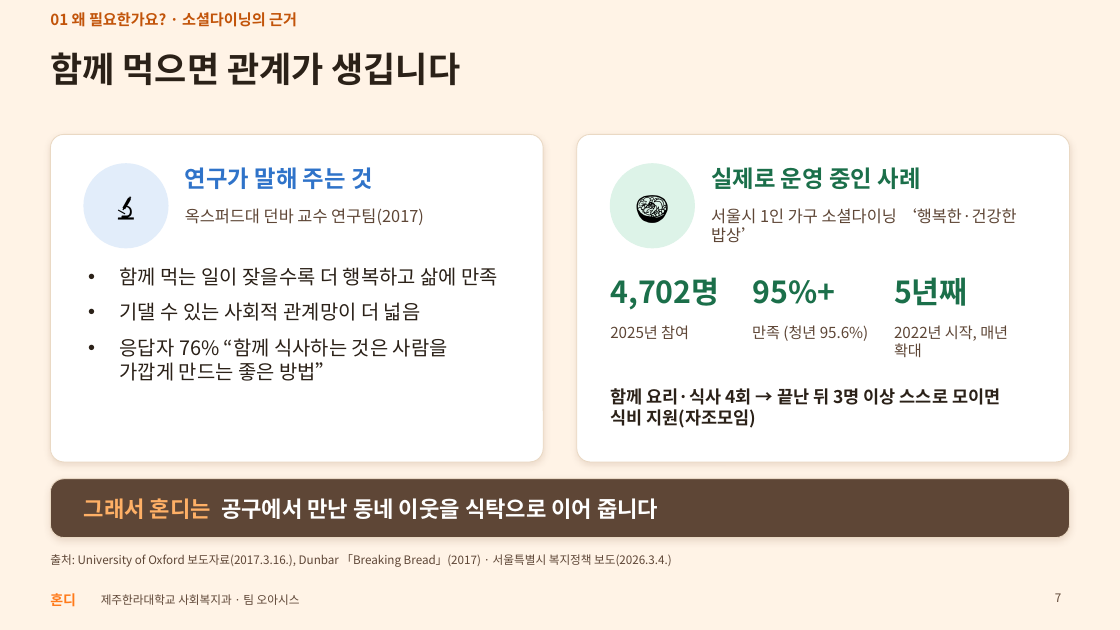
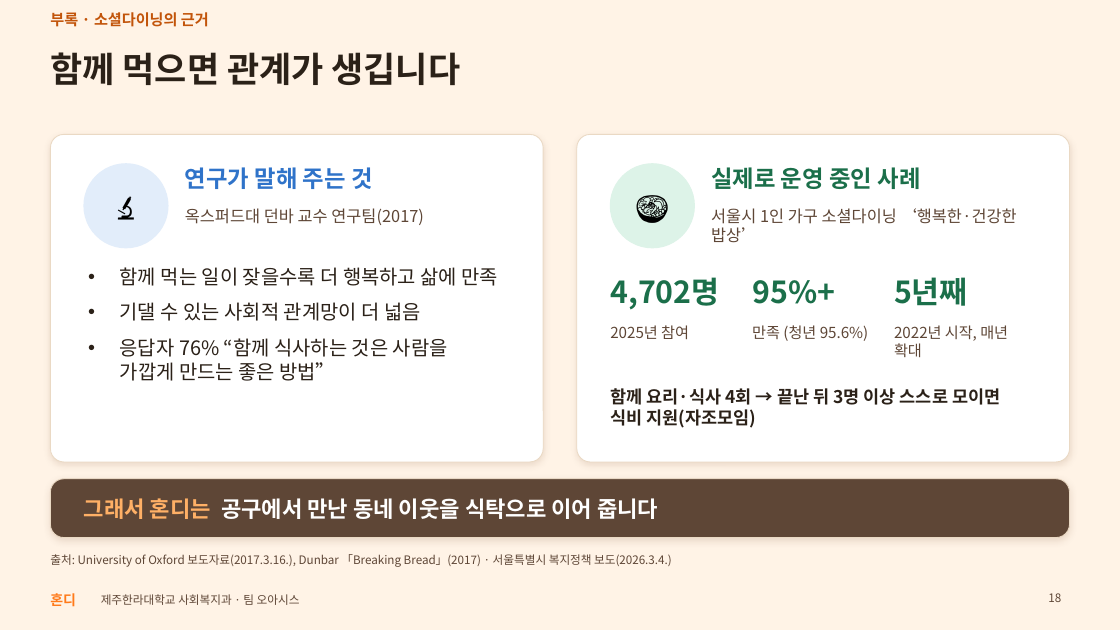
Before and after one commit to oasishondi/oasishondi.github.io, a slide deck: slide 18 of print/Hondi_presentation.pptx (slide 7 before the commit). Drawn at 1120x630 pixels with LibreOffice and Linux fonts; fonts in the diff are those of the drawing. Boxes give left, top, right and bottom in pixels: in the first picture for what was removed or moved away, otherwise in the second. Text is boxed around its words. In the diff, an @@ line names an element or a change of style, - is before the commit and + after.

```diff
--- a/print/Hondi_presentation.pptx
+++ b/print/Hondi_presentation.pptx
@@ text at (50,12,209,27): text changed @@
-01 왜 필요한가요? · 소셜다이닝의 근거
+부록 · 소셜다이닝의 근거
@@ page number at (1048,593,1061,602): text changed @@
-7
+18
```
Also in this commit, not shown: 16 other slides changed, 3 slides added, 2 other files.
